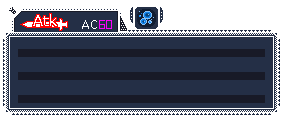
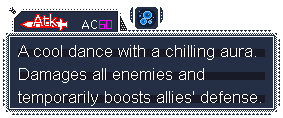
Layer changes from the first 283px x 118px image to the second:
added layer "A cool dance with a chilling a..." above "BG" over [18, 45, 261, 106]
